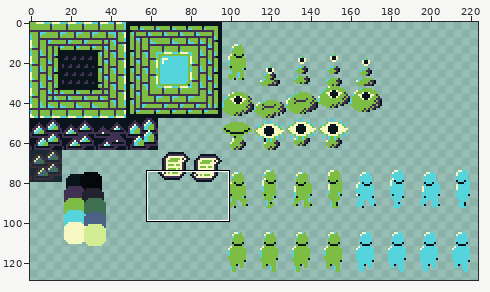
Sprite sheet, stored at images/sprites.png. Above: a wide view before the commit, with the close-up outlined.
Close-up. Old version:
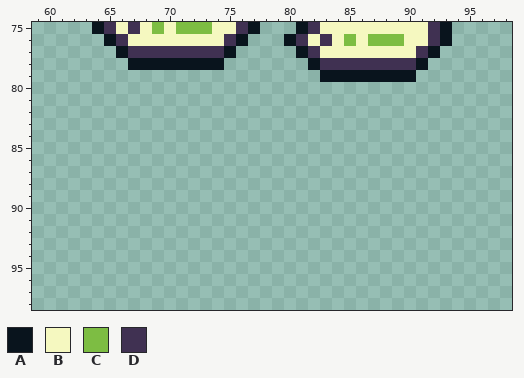
The file is 256x256 pixels. Colours within 5 levels of each other are drawn and written as one. Shown: x 59..98, y 75..98. The wide view leaves out empty margins.
Palette (. is transparent): A #09141d  B #f5f8c0  C #7dbd43  D #403152
Pixels before, first column x 64:
75 ADBDBCBCCCBBDA...ADBBBBBBBBBDA
76 .ADBBBBBBBBDA...ADBDBCBCCCBBDA
77 ..ADDDDDDDDA.....ADBBBBBBBBDA.
78 ...AAAAAAAA.......ADDDDDDDDA..
79 ...................AAAAAAAA...
Now the later version:
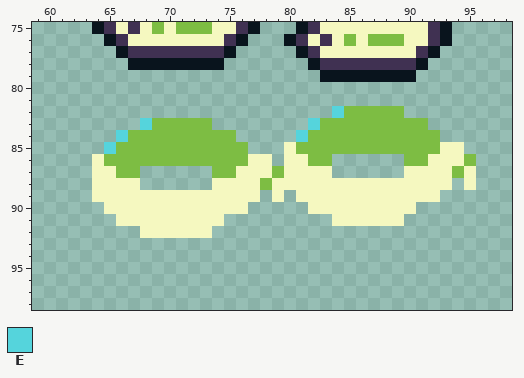
Colours new in this view: E #55d4dc
Author's note on the commit: Added blindfold graphic
The edit:
The author put colour B in row 85 at x 80 and 93 to 94; in row 86 at x 64, 77 to 78, 80 to 81 and 92 to 94; in row 87 at x 64 to 65, 76 to 78, 80 to 83, 90 to 93 and 95; in row 88 at x 64 to 67, 74 to 77, 79 to 93 and 95; in row 89 at x 64 to 77, 79 and 81 to 92; in row 90 at x 65 to 76 and 82 to 90.
The author put colour B in row 91 at x 66 to 74 and 84 to 89; in row 92 at x 68 to 73.
The author put colour C in row 82 at x 85 to 89; in row 83 at x 69 to 73 and 83 to 91; in row 84 at x 67 to 75 and 82 to 92; in row 85 at x 66 to 76 and 81 to 92; in row 86 at x 65 to 76, 82 to 83, 90 to 91 and 95; in row 87 at x 66 to 67, 74 to 75, 79 and 94.
The author put colour C in row 88 at x 78.
The author put colour E in row 82 at x 84; in row 83 at x 68 and 82; in row 84 at x 66 and 81; in row 85 at x 65.
Changed places in both close-ups, as pixel boxes (x1, y1, x2, y2):
added: (92, 106, 476, 238)
